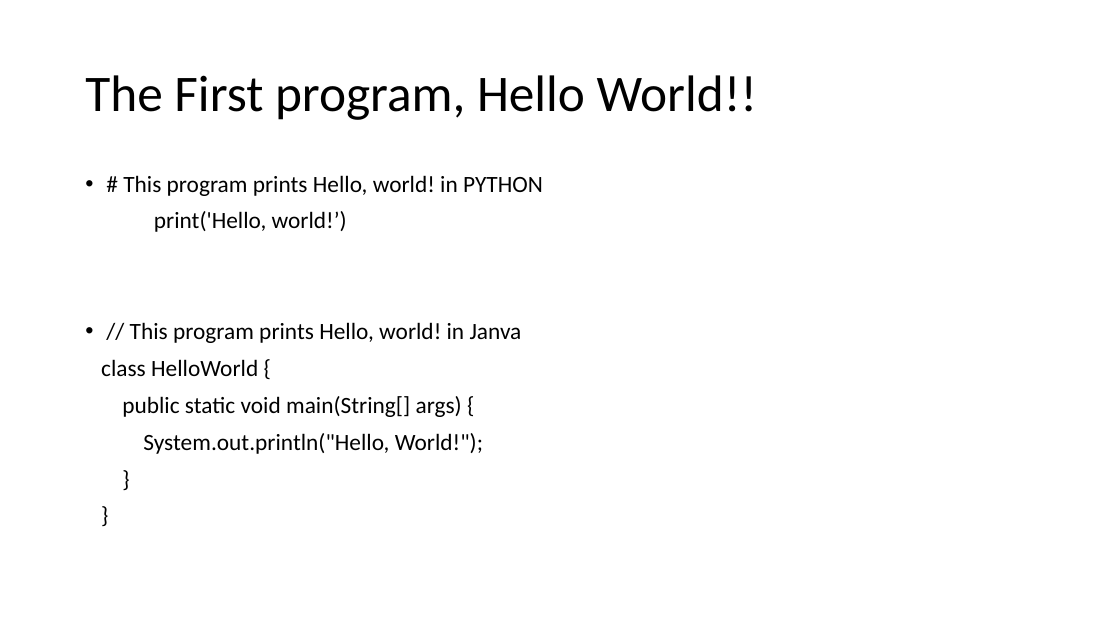
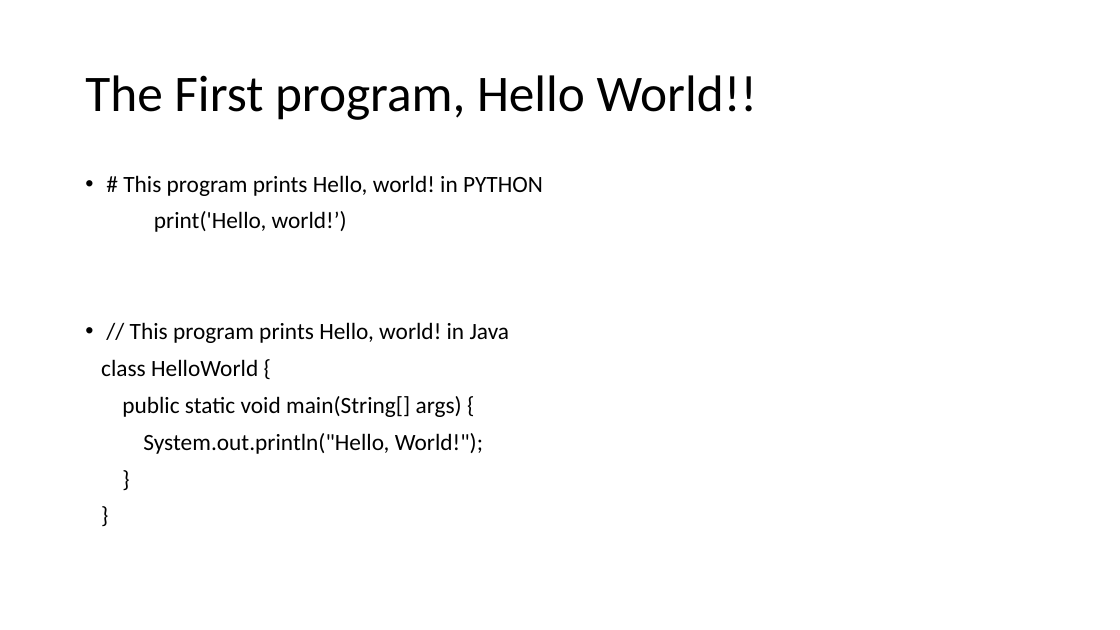
Before and after one commit to mmoro75/TrainingPython, a slide deck: slide 7 of Python_Training_XXXXXX_V1.pptx. Drawn at 1120x630 pixels with LibreOffice and Linux fonts; fonts in the diff are those of the drawing. Boxes give left, top, right and bottom in pixels: in the first picture for what was removed or moved away, otherwise in the second. Text is boxed around its words. In the diff, an @@ line names an element or a change of style, - is before the commit and + after.

Commit message:
changes after first session

```diff
--- a/Python_Training_XXXXXX_V1.pptx
+++ b/Python_Training_XXXXXX_V1.pptx
@@ text at (x1=130, y1=322, x2=510, y2=343): text changed @@
-• // This program prints Hello, world! in Janva
+• // This program prints Hello, world! in Java
```
Also in this commit, not shown: 1 other slide changed, 3 other files.
